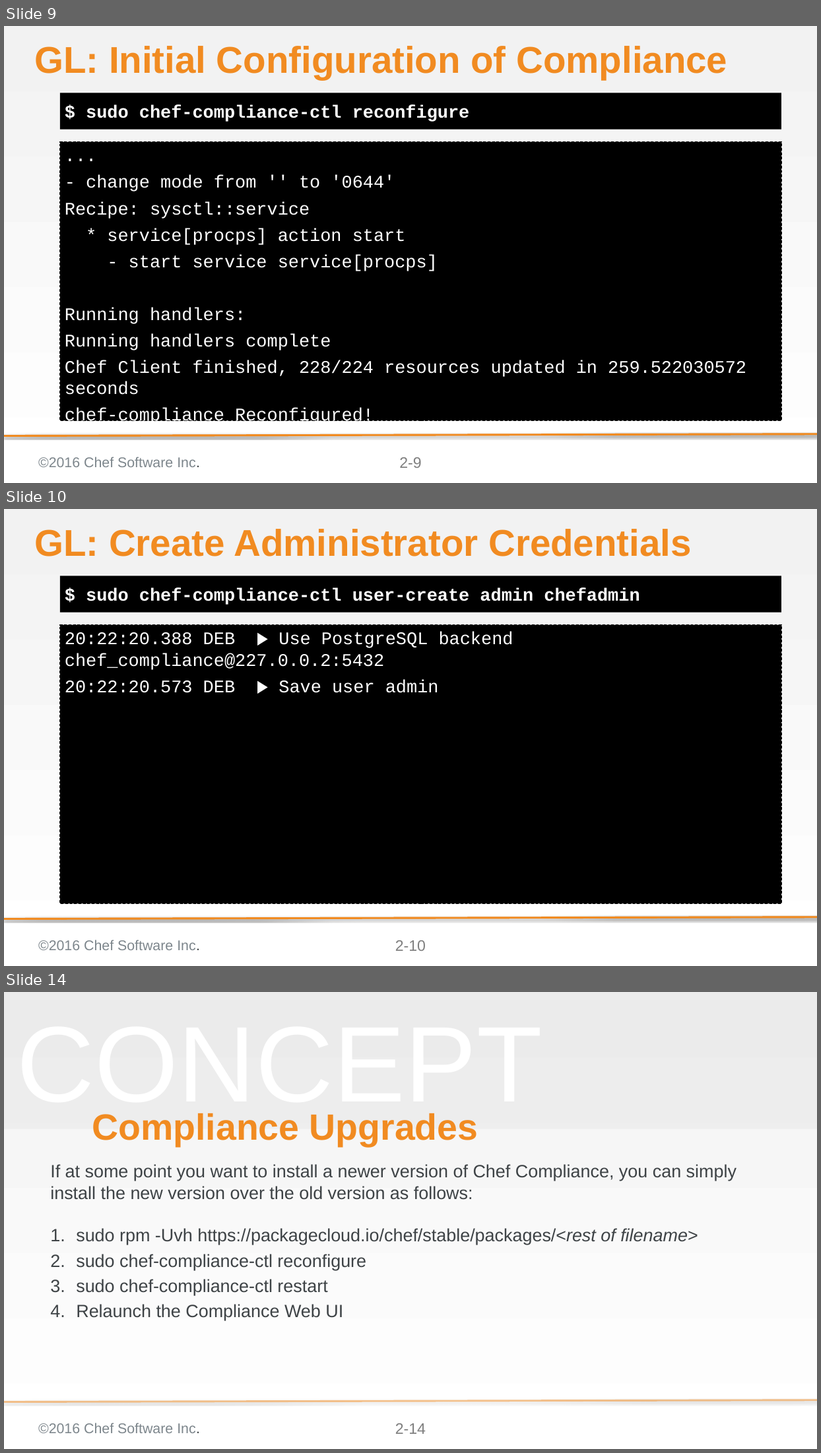
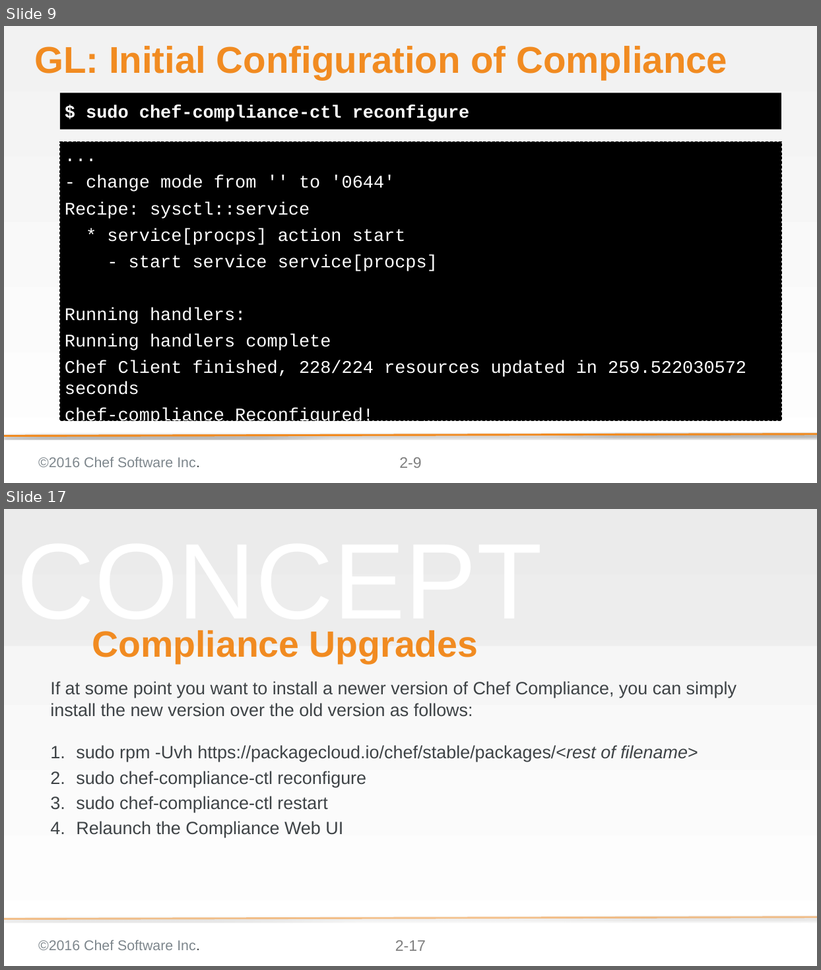
Before and after one commit to bchamby/chef-compliance-installation-configuration-operation, a slide deck: 02-Install.pptx. Shown one above the other, each under a label of ours: slides 9, 10 and 14 before the commit, slides 9 and 17 after it; the slides between them are not shown. The pictures are 821x1453 and 821x970 pixels, drawn with LibreOffice and Linux fonts; fonts in the diff are those of the drawing; background and template pictures are left out. Boxes give left, top, right and bottom in pixels: in the first picture for what was removed or moved away, otherwise in the second. Text is boxed around its words. In the diff, an @@ line names an element or a change of style, - is before the commit and + after.

Commit message:
redid the Configure the Compliance Server slides from s2-10 to the end.

```diff
--- a/02-Install.pptx
+++ b/02-Install.pptx
@@ slide 10 removed at (x1=4, y1=509, x2=817, y2=966), background gradient #F2F2F2 to #FFFFFF; not listed: 4 template elements that a slide beside it also shows @@
@@ title removed at (x1=34, y1=529, x2=691, y2=557) @@
-GL: Create Administrator Credentials
@@ text removed at (x1=60, y1=576, x2=781, y2=613) @@
-$ sudo chef-compliance-ctl user-create admin chefadmin
@@ text removed at (x1=60, y1=625, x2=781, y2=904) @@
-20:22:20.388 DEB ▶ Use PostgreSQL backend chef_compliance@227.0.0.2:5432
-20:22:20.573 DEB ▶ Save user admin
@@ what was slide 14 is now slide 17 @@
@@ page number at (x1=395, y1=941, x2=426, y2=951): text changed @@
-2-14
+2-17
```
Also in this commit, not shown: 2 slides changed, 5 slides added, 1 other slide removed.
